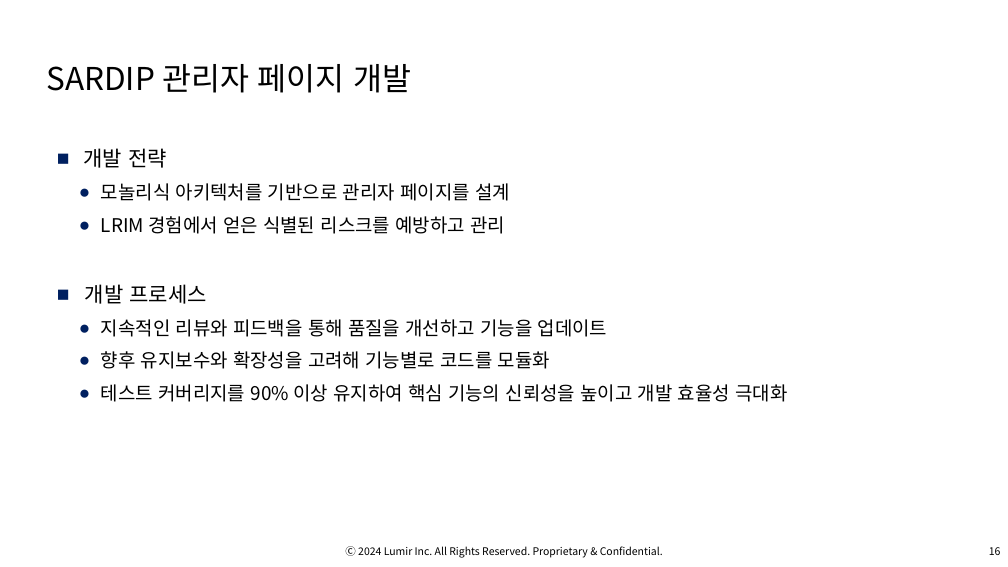
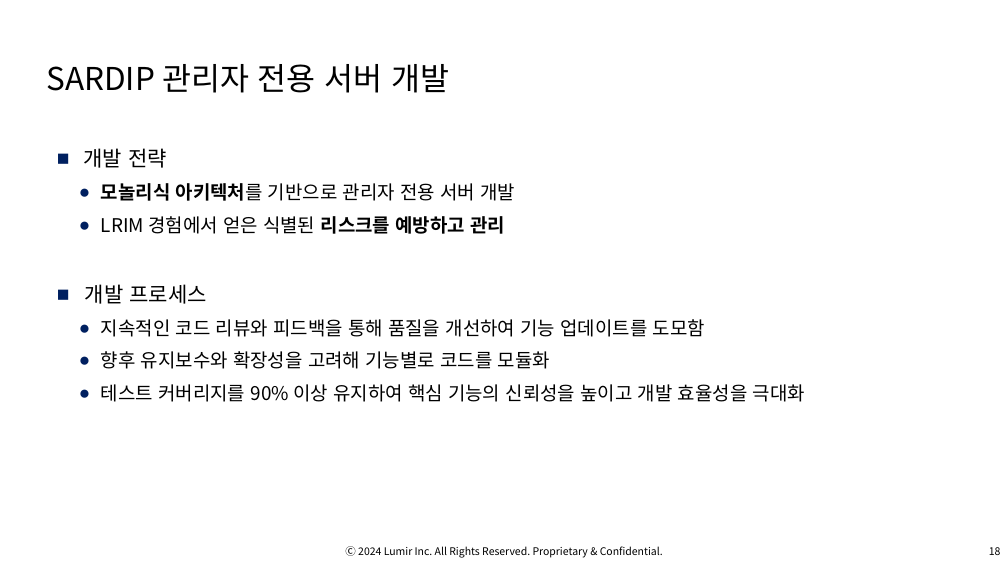
Before and after one commit to OsterRepository/OsterRepository, a slide deck: slide 19 of 기술 7부 김민수 성과 발표.pptx (slide 17 before the commit). Drawn at 1008x567 pixels with LibreOffice and Linux fonts; fonts in the diff are those of the drawing; background and template pictures are left out. Boxes give left, top, right and bottom in pixels: in the first picture for what was removed or moved away, otherwise in the second. Text is boxed around its words. In the diff, an @@ line names an element or a change of style, - is before the commit and + after.

```diff
--- a/기술 7부 김민수 성과 발표.pptx
+++ b/기술 7부 김민수 성과 발표.pptx
@@ title at box(46, 64, 449, 93): text changed @@
-SARDIP 관리자 페이지 개발
+SARDIP 관리자 전용 서버 개발
@@ text at box(101, 183, 515, 201): text changed @@
-  ● 모놀리식 아키텍처를 기반으로 관리자 페이지를 설계
+  ● 모놀리식 아키텍처를 기반으로 관리자 전용 서버 개발
@@ text at box(101, 216, 505, 234): bold on in "리스크를 예방하고 관리" @@
@@ text at box(101, 319, 705, 337): text changed @@
-  ● 지속적인 리뷰와 피드백을 통해 품질을 개선하고 기능을 업데이트
+  ● 지속적인 코드 리뷰와 피드백을 통해 품질을 개선하여 기능 업데이트를 도모함
@@ text at box(101, 384, 805, 402): text changed @@
-  ● 테스트 커버리지를 90% 이상 유지하여 핵심 기능의 신뢰성을 높이고 개발 효율성 극대화
+  ● 테스트 커버리지를 90% 이상 유지하여 핵심 기능의 신뢰성을 높이고 개발 효율성을 극대화
```
Also in this commit, not shown: 11 other slides changed, 2 slides added.
